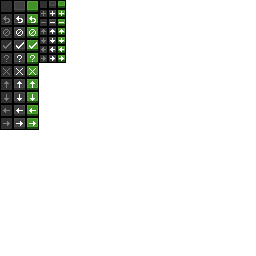
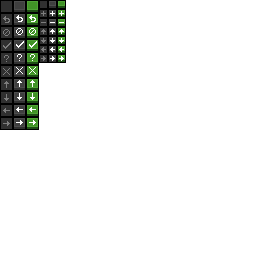
Layer changes from the first w=256, h=256 image to the second:
added group "Overlays" with 1 layers above "Undo" over [16, 15, 37, 126]
moved "Layer 18" into group "Overlays", painted on it over [16, 15, 37, 126]
removed layer "Layer 35" from group "Cancel" over [16, 29, 36, 36]
removed layer "Layer 36" from group "Checkmark" over [16, 42, 37, 49]
removed layer "Layer 43" from group "Help" over [17, 55, 35, 62]
removed layer "Layer 44" from group "Close" over [16, 68, 36, 75]
removed layer "Layer 45" from group "Arrow up large" over [17, 81, 35, 88]
removed layer "Layer 46" from group "Arrow down large" over [17, 97, 35, 101]
removed layer "Layer 47" from group "Arrow left large" over [16, 108, 36, 113]
removed layer "Layer 48" from group "Arrow right large" over [16, 121, 36, 126]
